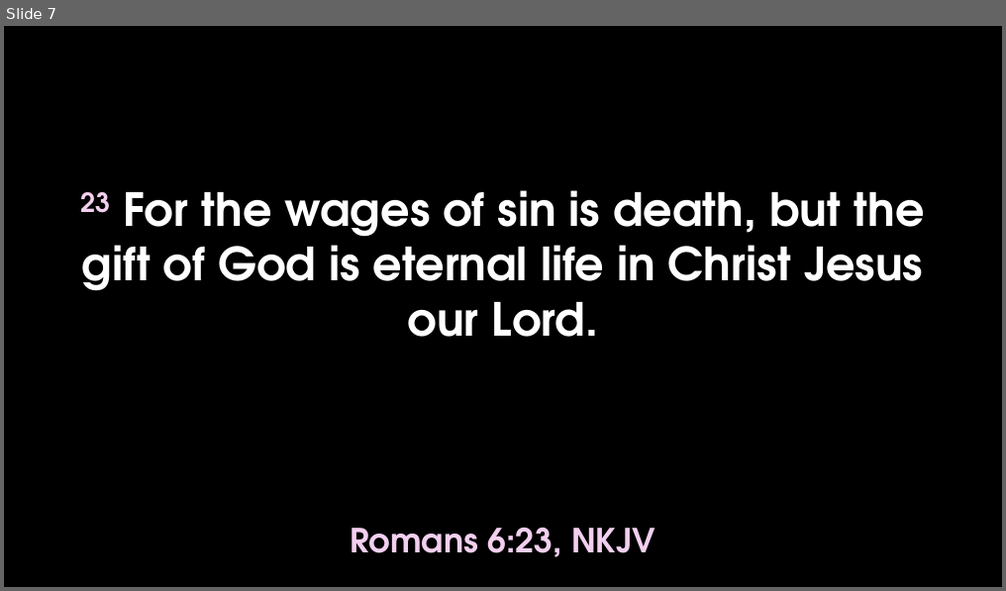
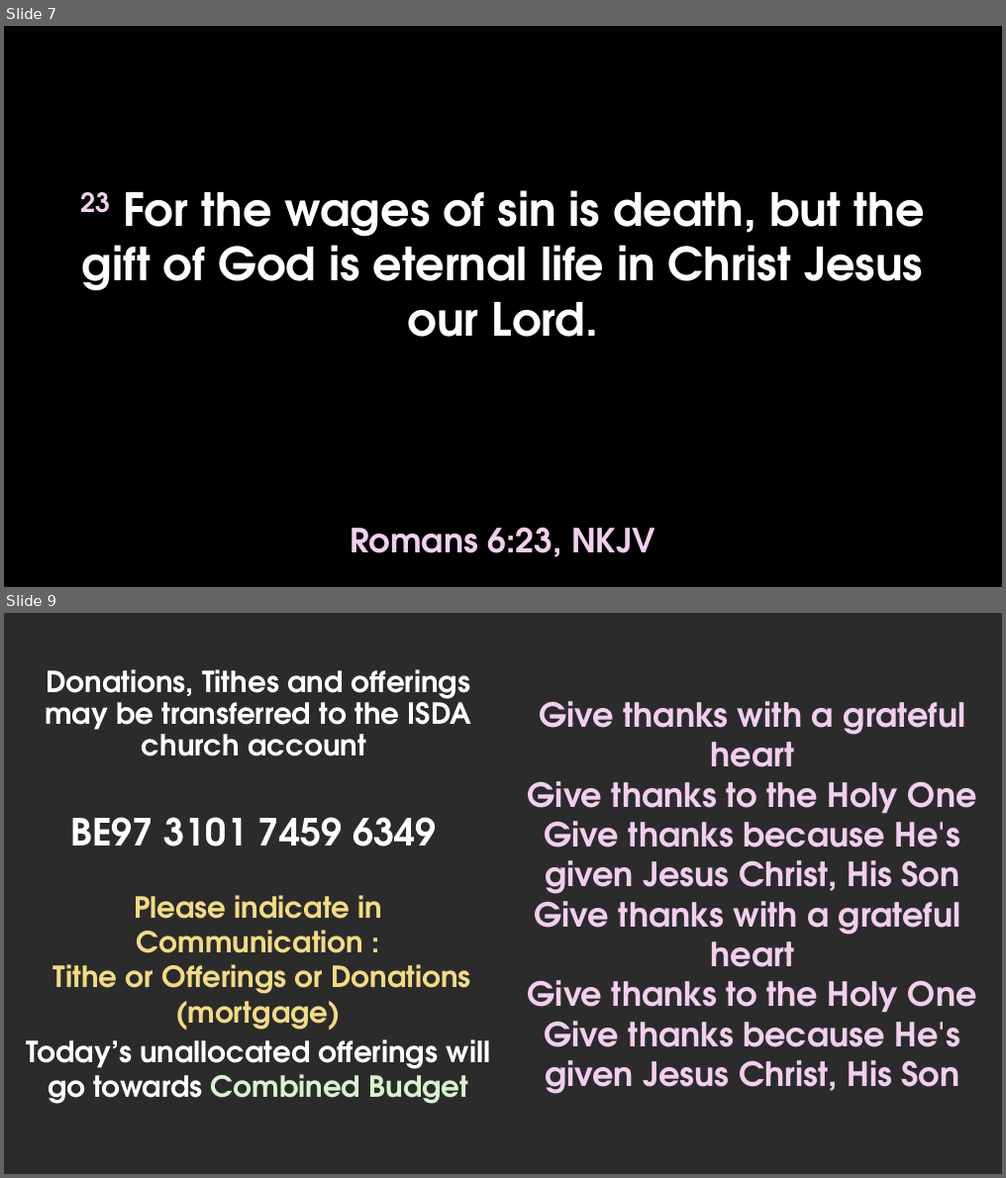
Before and after one commit to notnotedvard/isda-pptgen, a slide deck: assets/template.pptx. Shown one above the other, each under a label of ours: slide 7 before the commit, slides 7 and 9 after it; the slides between them are not shown. The pictures are 1006x591 and 1006x1178 pixels, drawn with LibreOffice and Linux fonts; fonts in the diff are those of the drawing; background and template pictures are left out; a plain dark background stands for a picture behind light text. Boxes give left, top, right and bottom in pixels: in the first picture for what was removed or moved away, otherwise in the second. Text is boxed around its words. In the diff, an @@ line names an element or a change of style, - is before the commit and + after.

Commit message:
insert batch images, thithes & offerings slides

```diff
--- a/assets/template.pptx
+++ b/assets/template.pptx
@@ slide 9 added at [4,613,1002,1174], background picture (left out) @@
@@ text added at [45,669,472,757], 28 pt, text #FFFFFF, bold @@
+Donations, Tithes and offerings may be transferred to the ISDA church account
@@ text added at [528,701,977,1094], 32 pt, text #F2CFEE, bold @@
+Give thanks with a grateful heart
+Give thanks to the Holy One
+Give thanks because He's given Jesus Christ, His Son
+Give thanks with a grateful heart
+Give thanks to the Holy One
+Give thanks because He's given Jesus Christ, His Son
@@ text added at [70,817,437,847], 36 pt, text #FFFFFF, bold @@
+BE97 3101 7459 6349
@@ text added at [54,895,471,994], 28 pt, text #F2DB84, bold @@
+Please indicate in Communication :
+Tithe or Offerings or Donations
+(mortgage)
@@ text added at [26,1040,491,1104], 28 pt, text #FFFFFF, bold @@
+Today’s unallocated offerings will go towards Combined Budget
```
Also in this commit, not shown: 2 other slides added, 2 other files.
